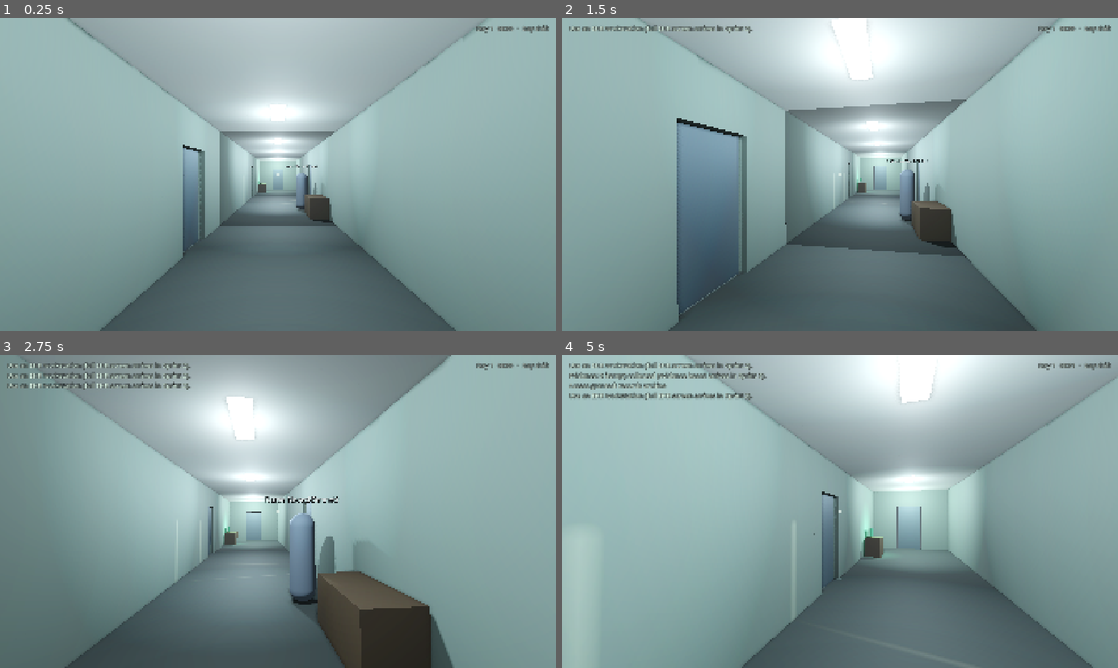
Above: before the commit, frames 1-4 (two rows, left to right).
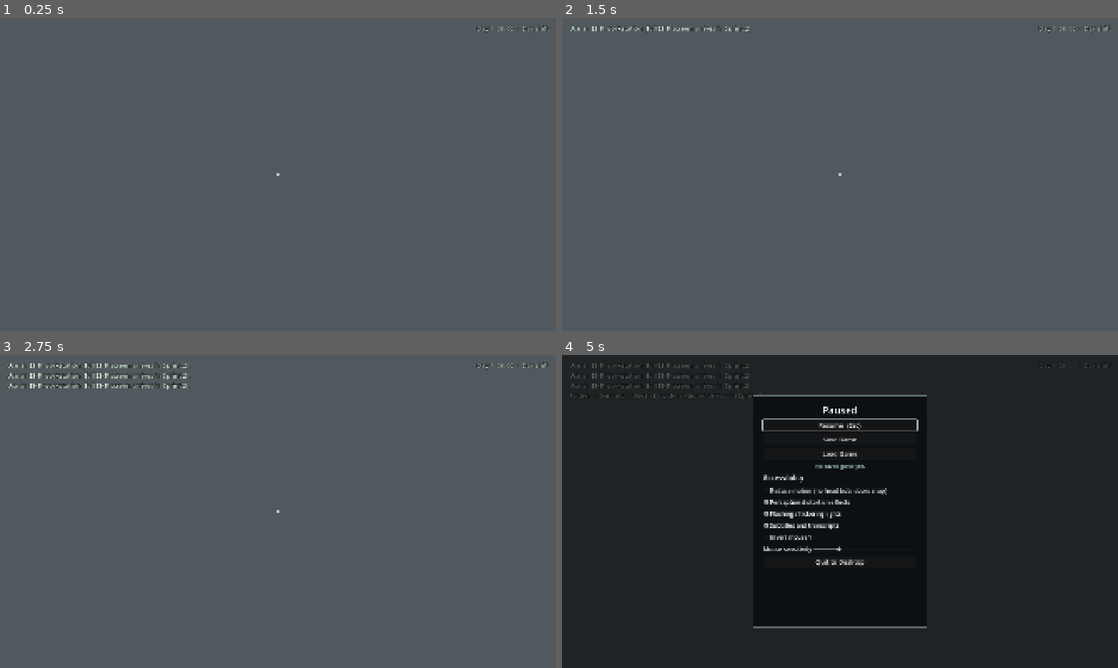
Above: after the commit, the same moments.

Repository: biancaalexis132-png/ForensicWard_Game
Game: Godot game, scene res://scenes/main/Main.tscn
The game is run twice, just before and just after one commit, with the same random seed, the same clock (stepped at 60 frames per second) and the same inputs.
Inputs (mouse positions are in pixels of both pictures, inside the frame that each line leads up to):
- Up to frame 1 (0.25 s): no input
- Up to frame 2 (1.5 s): tap Enter at 0.5 s; move the mouse to (867, 174) at 0.52 s; hold J (ehr) 0.53-1.28 s; hold W (move_forward) from 0.53 s (still down); tap E (interact) at 0.8, 1.35 s; move the mouse to (812, 174) at 1.27 s
- Up to frame 3 (2.75 s): keep holding W (move_forward); tap J (ehr) at 1.55 s; move the mouse to (289, 505) at 2.02 s; hold J (ehr) from 2.03 s (still down); tap E (interact) at 2.3 s
- Up to frame 4 (5 s): keep holding W (move_forward); move the mouse to (834, 517) at 2.77 s; release J (ehr) at 2.78 s; tap E (interact) at 2.85, 3.8 s; tap J (ehr) at 3.05, 4.55 s; move the mouse to (878, 514) at 3.52 s; hold Tab (journal) 3.53-4.28 s; tap Escape (pause) at 4.15 s; move the mouse to (795, 508) at 4.27 s; tap Shift (sprint) at 4.35 s

The runs differ from the first frame. In frame 1, 85% of the frame differs, in the area x 0-100%, y 0-100%; in frame 2, 83%; in frame 3, 87%; in frame 4, 100%.

Commit message:
Play Chapter 1 in the Blender-built clinical wing
Main now loads Chapter1Ward (AuthoredWorld + tuned environment) instead
of the greybox. World tests rewritten against the real assets: spawn,
lights, movement and wall collision, ray prompt and E on an imported
door, leaf collision following the swing, archive badge, locked W0-B and
ward entry, EHR dedupe, roster provenance, all three clues reachable,
seated Elias, environment states with save/load, world save/load.

Co-Authored-By: Claude Opus 5.5 <noreply@anthropic.com>
Claude-Session: https://claude.ai/code/session_01GnJMpq54Z1MGiVNPZtMWbL

Diff:
--- a/scenes/main/Main.tscn
+++ b/scenes/main/Main.tscn
@@ -1,7 +1,7 @@
 [gd_scene load_steps=7 format=3]
 
 [ext_resource type="Script" path="res://scripts/main/Main.gd" id="1_main"]
-[ext_resource type="PackedScene" path="res://scenes/world/HospitalGreybox.tscn" id="2_world"]
+[ext_resource type="PackedScene" path="res://scenes/world/Chapter1Ward.tscn" id="2_world"]
 [ext_resource type="PackedScene" path="res://scenes/player/FirstPersonController.tscn" id="3_player"]
 [ext_resource type="PackedScene" path="res://scenes/ui/HUD.tscn" id="4_hud"]
 [ext_resource type="PackedScene" path="res://scenes/ui/InfoPanel.tscn" id="5_info"]
@@ -10,7 +10,7 @@
 [node name="Main" type="Node3D"]
 script = ExtResource("1_main")
 
-[node name="HospitalGreybox" parent="." instance=ExtResource("2_world")]
+[node name="World" parent="." instance=ExtResource("2_world")]
 
 [node name="Player" parent="." instance=ExtResource("3_player")]
 
--- /dev/null
+++ b/scenes/world/Chapter1Ward.tscn
@@ -0,0 +1,29 @@
+[gd_scene load_steps=3 format=3]
+
+[ext_resource type="Script" path="res://scripts/world/AuthoredWorld.gd" id="1_world"]
+
+[sub_resource type="Environment" id="Environment_ward"]
+background_mode = 1
+background_color = Color(0.015, 0.018, 0.02, 1)
+ambient_light_source = 2
+ambient_light_color = Color(0.62, 0.66, 0.68, 1)
+ambient_light_energy = 0.3
+tonemap_mode = 2
+tonemap_white = 6.0
+ssao_enabled = true
+ssao_radius = 0.8
+ssao_intensity = 1.6
+glow_enabled = true
+glow_intensity = 0.35
+glow_bloom = 0.05
+fog_enabled = true
+fog_light_color = Color(0.3, 0.33, 0.35, 1)
+fog_density = 0.006
+adjustment_enabled = true
+adjustment_saturation = 0.9
+
+[node name="Chapter1Ward" type="Node3D"]
+script = ExtResource("1_world")
+
+[node name="WorldEnvironment" type="WorldEnvironment" parent="."]
+environment = SubResource("Environment_ward")
--- a/scripts/main/Main.gd
+++ b/scripts/main/Main.gd
@@ -13,7 +13,7 @@
 const WORLD_PROVIDER_KEY: String = "world"
 const TIME_PAUSE_REASON: String = "ui"
 
-@onready var _world: Node3D = $HospitalGreybox
+@onready var _world: Node3D = $World
 @onready var _player: FirstPersonController = $Player
 @onready var _hud: HUD = $HUD
 @onready var _info_panel: InfoPanel = $InfoPanel
--- a/scripts/tests/test_world.gd
+++ b/scripts/tests/test_world.gd
@@ -1,7 +1,8 @@
 extends TestCase
-## Integration tests against the real Main scene: movement, collision,
-## interaction ray, doors, access, documents, UI mode and world save/load
-## (MVP acceptance tests 1-2).
+## Integration tests against the real Main scene with the Blender-built
+## Chapter 1 ward (AuthoredWorld): movement, collision, interaction ray,
+## imported doors and access, props, characters, lights, environment states
+## and world save/load. Blender (x, y, z) maps to Godot (x, z, -y).
 
 const MAIN_SCENE: String = "res://scenes/main/Main.tscn"
 
@@ -22,117 +23,171 @@
 	runner.get_tree().paused = false
 
 
-func test_main_scene_boots_with_valid_content() -> void:
+func test_world_assembles_without_unresolved_content() -> void:
 	await wait_physics_frames(2)
+	check(_world().unresolved.is_empty(), "every configured node exists: %s" % str(_world().unresolved))
 	check(_player().input_enabled, "player has control after boot")
 	check(not _info_panel().is_open, "no blocking error panel")
-
-
-func test_walks_forward_with_move_forward() -> void:
-	await wait_physics_frames(5) # Settle onto the floor.
+	var spawn: Vector3 = _player().global_position
+	check(spawn.distance_to(Vector3(0.0, 0.0, -1.6)) < 0.2, "player spawns at MARK_PlayerSpawn, got %s" % spawn)
+
+
+func test_lights_are_built_from_markers() -> void:
+	var lights: Array[Light3D] = _world().get_lights()
+	check(lights.size() >= 15, "at least 15 lights from LIGHTMARK markers, got %d" % lights.size())
+	check(lights.all(func(l: Light3D) -> bool: return l.shadow_enabled), "all lights cast shadows")
+	check(lights.any(func(l: Light3D) -> bool: return l is FlickerLight), "W0-B end of the corridor flickers")
+
+
+func test_walks_forward_down_the_corridor() -> void:
+	await wait_physics_frames(5)
 	var start: Vector3 = _player().global_position
 	Input.action_press("move_forward")
 	await wait_physics_frames(60)
 	Input.action_release("move_forward")
 	var moved: Vector3 = _player().global_position - start
-	check(moved.z < -1.0, "moved at least 1 m forward (-z), got %s" % moved)
-	check(absf(_player().global_position.y) < 0.1, "stays on the floor, y=%.3f" % _player().global_position.y)
-
-
-func test_walls_block_movement() -> void:
-	# Hallway A at z = -4: the west wall (x = -2) is solid there.
-	_player().place(Vector3(0.0, 0.05, -3.5), deg_to_rad(90.0)) # Facing -x.
+	check(moved.z < -1.0, "moved at least 1 m north (-z), got %s" % moved)
+	check(absf(_player().global_position.y) < 0.1, "stays on the imported floor, y=%.3f" % _player().global_position.y)
+
+
+func test_imported_walls_block_movement() -> void:
+	_player().place(Vector3(0.0, 0.05, -3.0), deg_to_rad(90.0)) # Facing west (-x).
 	Input.action_press("move_forward")
 	await wait_physics_frames(150)
 	Input.action_release("move_forward")
-	check(_player().global_position.x > -1.9, "stopped by the wall, x=%.2f" % _player().global_position.x)
-
-
-func test_ray_focuses_door_and_e_opens_it() -> void:
+	check(_player().global_position.x > -1.45, "stopped by the corridor wall, x=%.2f" % _player().global_position.x)
+
+
+func test_ray_focuses_imported_door_and_e_opens_it() -> void:
 	var prompts: Array[String] = []
 	var on_focus: Callable = func(prompt: String) -> void: prompts.append(prompt)
 	EventBus.interaction_focus_changed.connect(on_focus)
-	_player().place(Vector3(-0.6, 0.05, -6.0), deg_to_rad(90.0)) # Facing the office door.
+	_player().place(Vector3(-0.6, 0.05, -5.0), deg_to_rad(90.0)) # Facing the office door.
 	await wait_physics_frames(4)
 	EventBus.interaction_focus_changed.disconnect(on_focus)
 	check_contains(prompts, "Open office door", "door prompt shown")
-
 	var press: InputEventAction = InputEventAction.new()
 	press.action = "interact"
 	press.pressed = true
 	Input.parse_input_event(press)
-	# Injected input is flushed on the next process frame.
 	await runner.get_tree().process_frame
 	await runner.get_tree().process_frame
-	check(_door("OfficeDoor").is_open, "E opened the office door")
-
-
-func test_open_door_panel_actually_swings_clear() -> void:
-	var door: Door = _door("OfficeDoor")
-	var panel: Node3D = door.get_node("Hinge/Panel")
-	var closed_x: float = panel.global_position.x
-	door.load_save_data({"open": true}) # Instant open (no tween).
+	check(_world().get_door("door_office").is_open, "E opened the office door")
+
+
+func test_imported_door_leaf_swings_and_collision_follows() -> void:
+	var door: ImportedDoor = _world().get_door("door_office")
+	var leaf: Node3D = door.get_leaves()[0]
+	var closed_y: float = leaf.rotation.y
+	door.set_open(true, false)
 	await wait_physics_frames(2)
-	# Closed, the panel sits in the wall plane (x = -2); open, it swings into the office.
-	check(absf(closed_x - (-2.0)) < 0.05, "closed panel in the doorway, x=%.2f" % closed_x)
-	check(panel.global_position.x < -2.3, "open panel swung into the office, x=%.2f" % panel.global_position.x)
+	check(absf(leaf.rotation.y - closed_y) > deg_to_rad(80.0), "leaf rotated open")
+	# Imported shapes keep the hinge as origin; measure the collision geometry itself.
+	var shape: CollisionShape3D = leaf.find_children("*", "CollisionShape3D", true, false).filter(
+			func(n: Node) -> bool: return n.get_parent() is StaticBody3D)[0]
+	var centre: Vector3 = _shape_world_centre(shape)
+	check(centre.x < -1.7, "leaf collider swung into the office, centre x=%.2f" % centre.x)
 
 
 func test_archive_door_needs_nurse_badge() -> void:
-	var archive: Door = _door("ArchiveDoor")
-	_interact(archive.get_node("Hinge/Panel/Interactable"))
+	var archive: ImportedDoor = _world().get_door("door_archive")
+	_interact(archive.get_leaves()[0].get_node("Interactable"))
 	check(not archive.is_open, "locked without access")
-	_interact(_main.get_node("HospitalGreybox/Characters/NurseBennett/Interactable"))
-	check(_info_panel().is_open, "nurse conversation panel opened")
+	var nurse: WardCharacter = _world().get_character("staff_bennett")
+	check(nurse != null, "Nurse Bennett is at the nursing station")
+	_interact(nurse.get_node("Interactable"))
 	check(TrustManager.has_access("access_records_archive"), "nurse granted archive access")
 	_info_panel().close()
-	_interact(archive.get_node("Hinge/Panel/Interactable"))
+	_interact(archive.get_leaves()[0].get_node("Interactable"))
 	check(archive.is_open, "archive opens with the badge")
 
 
-func test_ward_zero_stays_sealed() -> void:
-	var door: Door = _door("WardZeroDoor")
-	_interact(door.get_node("Hinge/Panel/Interactable"))
-	check(not door.is_open, "W0-B cannot be opened in Sprint 1")
-
-
-func test_panel_takes_and_returns_control() -> void:
-	_interact(_main.get_node("HospitalGreybox/Rooms/Office/EHRTerminal/Interactable"))
+func test_w0b_and_ward_entry_stay_locked() -> void:
+	for door_id: String in ["door_w0b", "door_ward_entry"]:
+		var door: ImportedDoor = _world().get_door(door_id)
+		_interact(door.get_leaves()[0].get_node("Interactable"))
+		check(not door.is_open, "%s stays locked in Chapter 1" % door_id)
+	check(_world().get_door("door_ward_entry").get_leaves().size() == 2, "ward entry is a double door")
+
+
+func test_ehr_terminal_opens_record_once_per_day() -> void:
+	var terminal: Interactable = _world().get_interactable("OF_Terminal_EHR").interactable
+	_interact(terminal)
 	check(_info_panel().is_open, "EHR placeholder panel open")
 	check(not _player().input_enabled, "player frozen while panel open")
-	check(TimeManager.is_paused(), "clock paused while panel open")
-	_info_panel().close()
-	check(_player().input_enabled, "control restored after closing")
-	check(not TimeManager.is_paused(), "clock resumes")
-
-
-func test_ehr_terminal_opens_record_once_per_day() -> void:
-	var terminal: Node = _main.get_node("HospitalGreybox/Rooms/Office/EHRTerminal/Interactable")
-	_interact(terminal)
 	_info_panel().close()
 	_interact(terminal)
 	_info_panel().close()
 	check_eq(PatientManager.get_state("pt_elias_ward")["audit"].size(), 1, "record-open event not duplicated")
 
 
-func test_document_pickup_records_clue_with_provenance() -> void:
-	var pickup: CluePickup = _main.get_node("HospitalGreybox/Rooms/RecordsArchive/WardRoster1968")
-	_interact(pickup.get_node("Interactable"))
+func test_roster_document_pickup_records_provenance() -> void:
+	var controller: ImportedInteractable = _world().get_interactable("AR_Document_WardRoster1968")
+	_interact(controller.interactable)
 	check(EvidenceManager.has_clue("clue_roster"), "roster acquired")
-	check_eq(EvidenceManager.get_acquisition("clue_roster")["method"], "pickup:WardRoster1968", "provenance recorded")
-	check(not pickup.visible, "document removed from the desk")
-
-
-func test_world_state_survives_save_and_load() -> void:
-	_interact(_door("OfficeDoor").get_node("Hinge/Panel/Interactable"))
-	_player().place(Vector3(-5.0, 0.05, -6.0), 1.0)
+	check_eq(EvidenceManager.get_acquisition("clue_roster")["method"], "pickup:AR_Document_WardRoster1968",
+			"provenance recorded")
+	check(not _world().find_world_node("AR_Document_WardRoster1968").visible, "document removed from the desk")
+
+
+func test_all_three_chapter1_clues_are_reachable() -> void:
+	for node_name: String in ["OF_Document_TransferSummary", "AR_Document_WardRoster1968", "W0B_AccessPanel"]:
+		_interact(_world().get_interactable(node_name).interactable)
+		_info_panel().close()
+	check_eq(EvidenceManager.get_acquired_ids(), ["clue_access", "clue_roster", "clue_transfer"] as Array[String],
+			"transfer summary, roster and door log collected")
+
+
+func test_elias_is_seated_in_interview_room() -> void:
+	var elias: WardCharacter = _world().get_character("pt_elias_ward")
+	check(elias != null and elias.seated, "Elias is placed seated")
+	var p: Vector3 = elias.global_position
+	check(p.x > 1.6 and p.x < 5.4 and p.z < -10.1 and p.z > -13.9, "Elias is inside Interview Room A, at %s" % p)
+
+
+func test_environment_states_toggle_and_persist() -> void:
+	var open_node: Node3D = _world().find_world_node("OBS_Shutter_Open")
+	var closed_node: Node3D = _world().find_world_node("OBS_Shutter_Closed")
+	var seal: Node3D = _world().find_world_node("W0B_Seal_Sealed")
+	check(open_node.visible and not closed_node.visible and seal.visible, "authored defaults applied")
+	WorldStateManager.set_state("interviewA_observation_shutter", "closed")
+	WorldStateManager.set_state("w0b_seal", "removed")
+	check(closed_node.visible and not open_node.visible, "shutter closed")
+	check(not seal.visible, "seal removed (state with no node hides the group)")
 	check_eq(SaveManager.save_game(TEST_SAVE_SLOT), OK, "save")
 	SaveManager.reset_all()
-	check(not _door("OfficeDoor").is_open, "reset closes the door")
-	check(_player().global_position.distance_to(Vector3(-5.0, 0.05, -6.0)) > 1.0, "reset moves player to spawn")
+	check(open_node.visible and seal.visible, "reset restores authored defaults")
 	check_eq(SaveManager.load_game(TEST_SAVE_SLOT), OK, "load")
-	check(_door("OfficeDoor").is_open, "door state restored")
-	check(_player().global_position.distance_to(Vector3(-5.0, 0.05, -6.0)) < 0.01, "player position restored")
+	check(closed_node.visible and not seal.visible, "states restored from save")
+
+
+func test_world_state_survives_save_and_load() -> void:
+	_world().get_door("door_office").set_open(true, false)
+	_player().place(Vector3(-4.0, 0.05, -4.0), 1.0)
+	check_eq(SaveManager.save_game(TEST_SAVE_SLOT), OK, "save")
+	SaveManager.reset_all()
+	check(not _world().get_door("door_office").is_open, "reset closes the door")
+	check_eq(SaveManager.load_game(TEST_SAVE_SLOT), OK, "load")
+	check(_world().get_door("door_office").is_open, "door state restored")
+	check(_player().global_position.distance_to(Vector3(-4.0, 0.05, -4.0)) < 0.01, "player position restored")
+
+
+func _shape_world_centre(shape_node: CollisionShape3D) -> Vector3:
+	var points: PackedVector3Array = PackedVector3Array()
+	if shape_node.shape is ConcavePolygonShape3D:
+		points = (shape_node.shape as ConcavePolygonShape3D).get_faces()
+	elif shape_node.shape is ConvexPolygonShape3D:
+		points = (shape_node.shape as ConvexPolygonShape3D).points
+	if points.is_empty():
+		return shape_node.global_position
+	var sum: Vector3 = Vector3.ZERO
+	for p: Vector3 in points:
+		sum += p
+	return shape_node.global_transform * (sum / points.size())
+
+
+func _world() -> AuthoredWorld:
+	return _main.get_node("World")
 
 
 func _player() -> FirstPersonController:
@@ -143,9 +198,5 @@
 	return _main.get_node("InfoPanel")
 
 
-func _door(door_name: String) -> Door:
-	return _main.get_node("HospitalGreybox/Doors/" + door_name)
-
-
 func _interact(interactable: Interactable) -> void:
 	interactable.interact(_player())
Not shown, added: assets/exports/clinical/props/PROP_Acoustic_Panel.glb.import
Not shown, added: assets/exports/clinical/props/PROP_Bed_AntiLigature.glb.import
Not shown, added: assets/exports/clinical/props/PROP_Bin_Waste.glb.import
Not shown, added: assets/exports/clinical/props/PROP_Bookcase_Binders.glb.import
Not shown, added: assets/exports/clinical/props/PROP_Cabinet_Filing_4Drawer.glb.import
Not shown, added: assets/exports/clinical/props/PROP_Camera_Dome.glb.import
Not shown, added: assets/exports/clinical/props/PROP_Chair_Interview_Weighted.glb.import
Not shown, added: assets/exports/clinical/props/PROP_Chair_Office.glb.import
Not shown, added: assets/exports/clinical/props/PROP_Chair_Visitor.glb.import
Not shown, added: assets/exports/clinical/props/PROP_Clock_Wall_Caged.glb.import
Not shown, added: assets/exports/clinical/props/PROP_Desk_Clinical.glb.import
Not shown, added: assets/exports/clinical/props/PROP_Duress_Strip_2m.glb.import
(and 39 more such lines)
